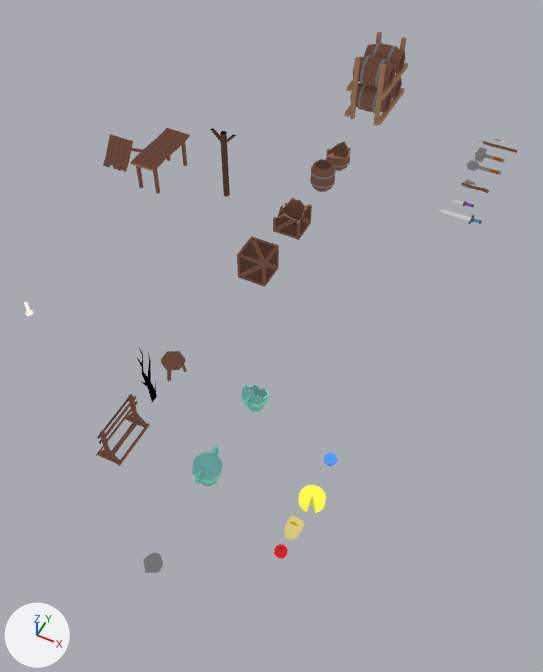
A saved change to the Blender file blender/props.blend.
Before and after are seen from a 50 mm lens placed at (3.29, -5.2, 6.44), pointed at (0.51, 0.36, -0.51). Every picture has the same lights, and +X, +Y and +Z are marked at lower left.

Objects in the first picture: 'BarrelRack', 'BrokenCrate1', 'Table', 'Vase', 'WeaponRack', 'WoodenCrate'.
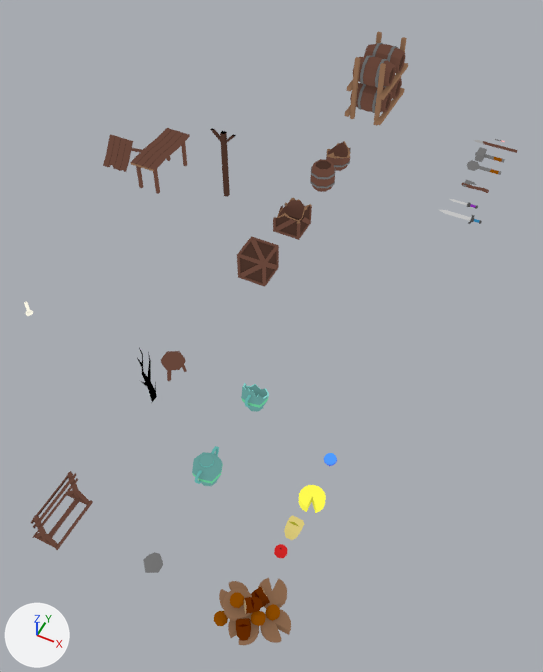
Pixel boxes [x1, y1, x2, y2] of what changed, in the pictures (543 x 672 px):
'RottenFood', added: after [214, 577, 291, 645]
'WeaponRack', moved: before [96, 394, 150, 466]; after [31, 471, 93, 550]

What the commit changed:
Mesh me_rottenfood is new.
It has 790 vertices, 884 faces and spans x -0.325..0.357, y -0.396..0.412, z -0.112..0.373.
It uses material mat_previewmaterial.
Object 'WeaponRack' (ob_weaponrack) moves from (0.0, -2.0, 0.0) to (0.0, -3.0, 0.0).
Object 'RottenFood' (ob_rottenfood) is new; it shows me_rottenfood.
Its location is (2.0, -3.0, 0.0).
Its rotation in degrees is (190, 195, 307).
Its scale is (0.824, 0.824, 0.824).
